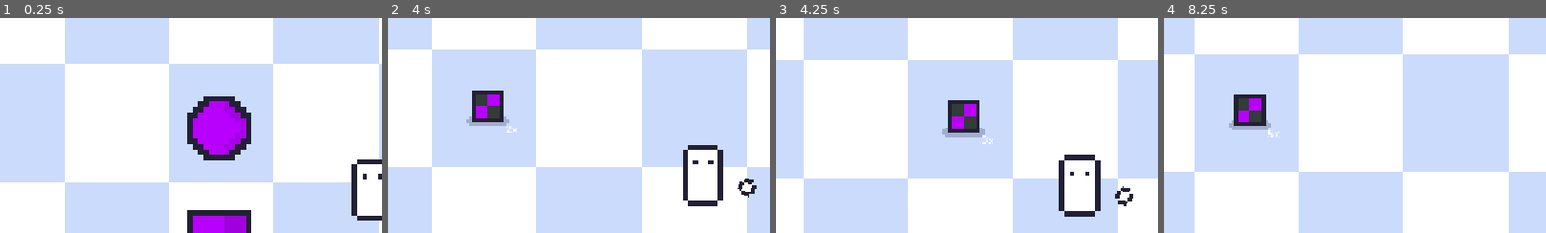
Above: before the commit, frames 1-4 (left to right).
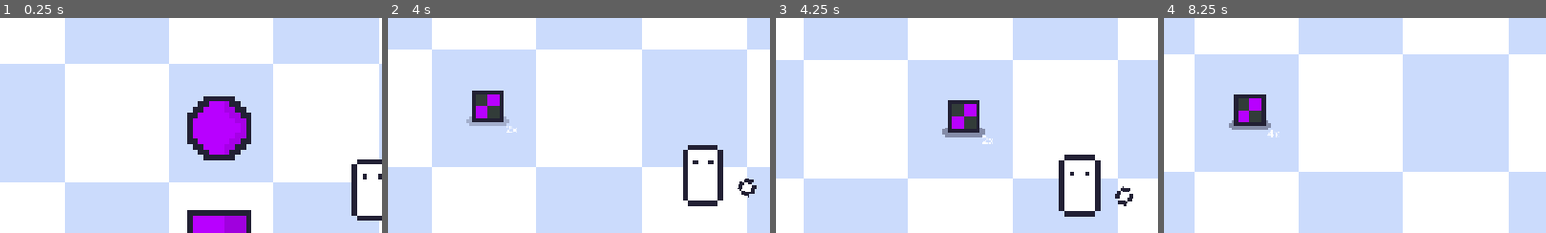
Above: after the commit, the same moments.

Repository: J-mikyas/Dreadmire
Game: Godot game, scene res://Assets/Scenes/Levels/Debug.tscn
Same seed, same stepped clock (60 frames per second), same inputs: the game is played once before the commit and once after it.
Inputs (mouse positions are % of the whole screen's width and height, from its top left):
- Up to frame 1 (0.25 s): no input
- Up to frame 2 (4 s): tap Enter at 0.5 s; move the mouse to (72, 45) at 0.52 s; hold D (right) 0.53-1.28 s; tap R at 0.6, 2.85 s; move the mouse to (30, 55) at 1.27 s; hold S (down) 1.28-2.03 s; tap E at 1.35, 3.6 s; move the mouse to (60, 28) at 2.02 s; hold D (right) 2.03-2.78 s; tap 0 at 2.1 s; move the mouse to (45, 70) at 2.77 s; hold W (up) 2.78-3.53 s; move the mouse to (80, 65) at 3.52 s; hold A (left) from 3.53 s (still down)
- Up to frame 3 (4.25 s): keep holding A (left)
- Up to frame 4 (8.25 s): move the mouse to (20, 35) at 4.27 s; tap one key every 0.75 s from 4.35 s: 0 R E 0 R E; move the mouse to (55, 50) at 5.02 s; release A (left) at 5.03 s; hold S (down) 5.03-5.78 s; move the mouse to (35, 25) at 5.77 s; hold D (right) 5.78-6.53 s; move the mouse to (72, 45) at 6.52 s; hold W (up) 6.53-7.28 s; move the mouse to (30, 55) at 7.27 s; hold D (right) 7.28-8.03 s; move the mouse to (60, 28) at 8.02 s; hold S (down) from 8.03 s (still down)
The pictures show only the part of the screen within x 1-51%, y 10-60%; the shares and areas given below are measured in that part.

Frames 1-2 are identical in both runs. In frame 3, 0.3% of the frame differs, in the area x 43-56%, y 51-59%; in frame 4, 0.2%.

Commit message:
Feat: Add item merge animations.

Diff:
--- a/Assets/Code/Objects/Items/Classes/world_item.gd
+++ b/Assets/Code/Objects/Items/Classes/world_item.gd
@@ -33,6 +33,9 @@
 
 # \\ Merge Logic //
 
+var is_merging:bool = false
+
+
 func update_amount() -> void:
 	if amount > 1:
 		amount_text.show()
@@ -40,15 +43,52 @@
 	else:
 		amount_text.hide()
 
+func play_merge_anim() -> void:
+	var tween: Tween = create_tween()
+	tween.set_trans(Tween.TRANS_CUBIC).set_ease(Tween.EASE_OUT)
+
+	tween.tween_property(self, "scale", Vector2(0.5, 0.5), 0.15)
+	tween.tween_property(self, "scale", Vector2(1.2, 1.2), 0.15)
+	tween.tween_property(self, "scale", Vector2(1.0, 1.0), 0.1)
+
 func merge(other_item: World_Item) -> void:
 
-	amount += other_item.amount
-	other_item.queue_free()
-	update_amount()
+	is_merging = true
+	other_item.is_merging = true
+
+	$Visible/MergeRadius.set_deferred("monitoring", false)
+	$Visible/MergeRadius.set_deferred("monitorable", false)
+	other_item.get_node("Visible/MergeRadius").set_deferred("monitoring", false)
+	other_item.get_node("Visible/MergeRadius").set_deferred("monitorable", false)
+
+	var tween: Tween = create_tween()
+	tween.tween_property(other_item,"position",self.position,0.2)
+	tween.set_trans(Tween.TRANS_CUBIC).set_ease(Tween.EASE_IN)
+	await tween.finished
+
+	if is_instance_valid(other_item):
+		amount += other_item.amount
+		other_item.queue_free()
+		update_amount()
+		play_merge_anim()
+
+	is_merging = false
+
+	$Visible/MergeRadius.monitoring = true
+	$Visible/MergeRadius.monitorable = true
+	other_item.get_node("Visible/MergeRadius").set_deferred("monitoring", true)
+	other_item.get_node("Visible/MergeRadius").set_deferred("monitorable", true)
+
+	await get_tree().physics_frame
+
+	var overlapping_areas = $Visible/MergeRadius.get_overlapping_areas()
+	for area in overlapping_areas:
+		_on_merge_radius_area_entered(area)
+
 
 func _on_merge_radius_area_entered(area: Area2D) -> void:
 	var other_item = area.get_parent().get_parent()
 
-	if (other_item is World_Item) and (self.item_name == other_item.item_name) and not other_item.is_queued_for_deletion():
+	if (other_item is World_Item) and not (is_merging or other_item.is_merging) and (self.item_name == other_item.item_name) and not other_item.is_queued_for_deletion():
 		if get_instance_id() > other_item.get_instance_id():
 			merge(other_item)
